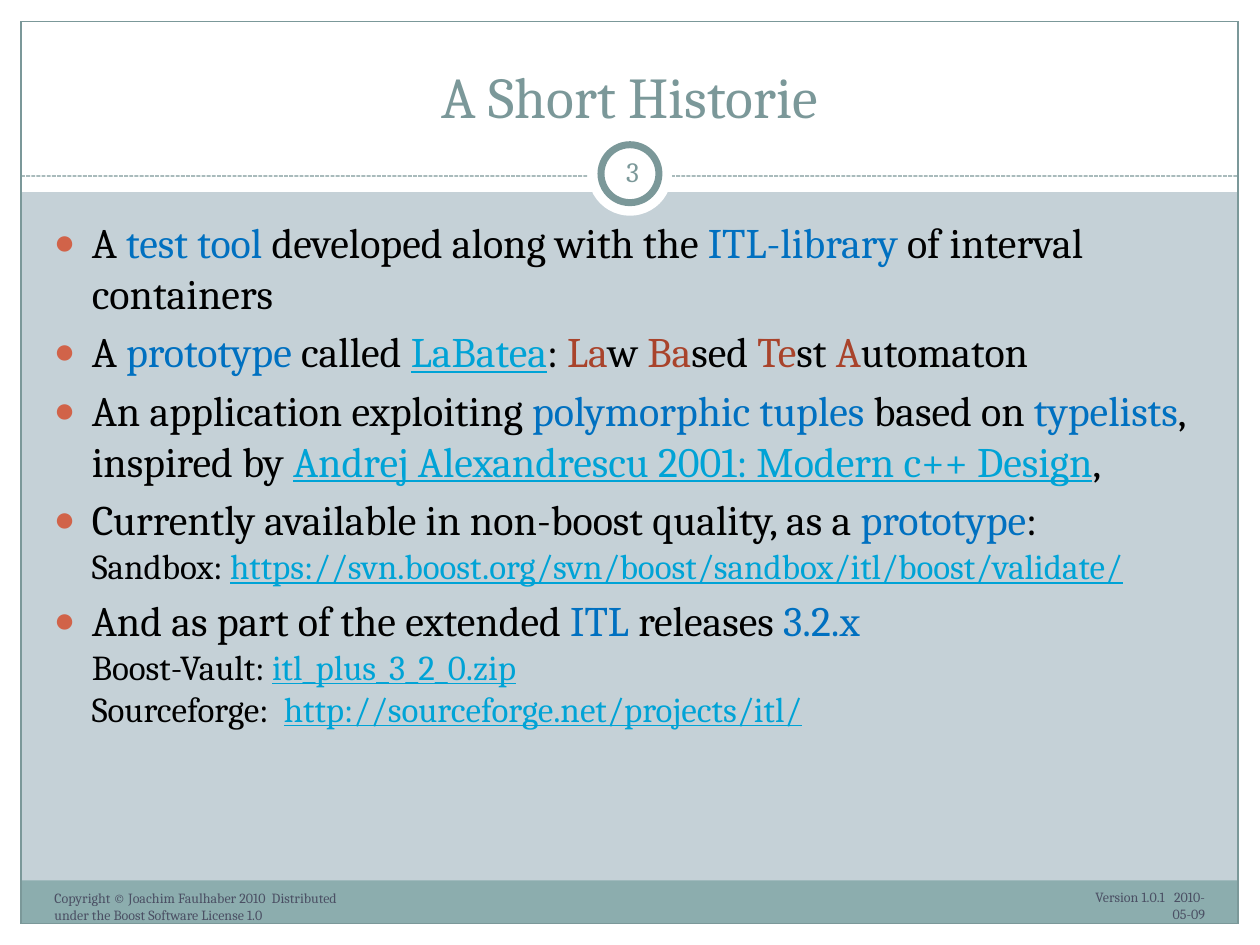
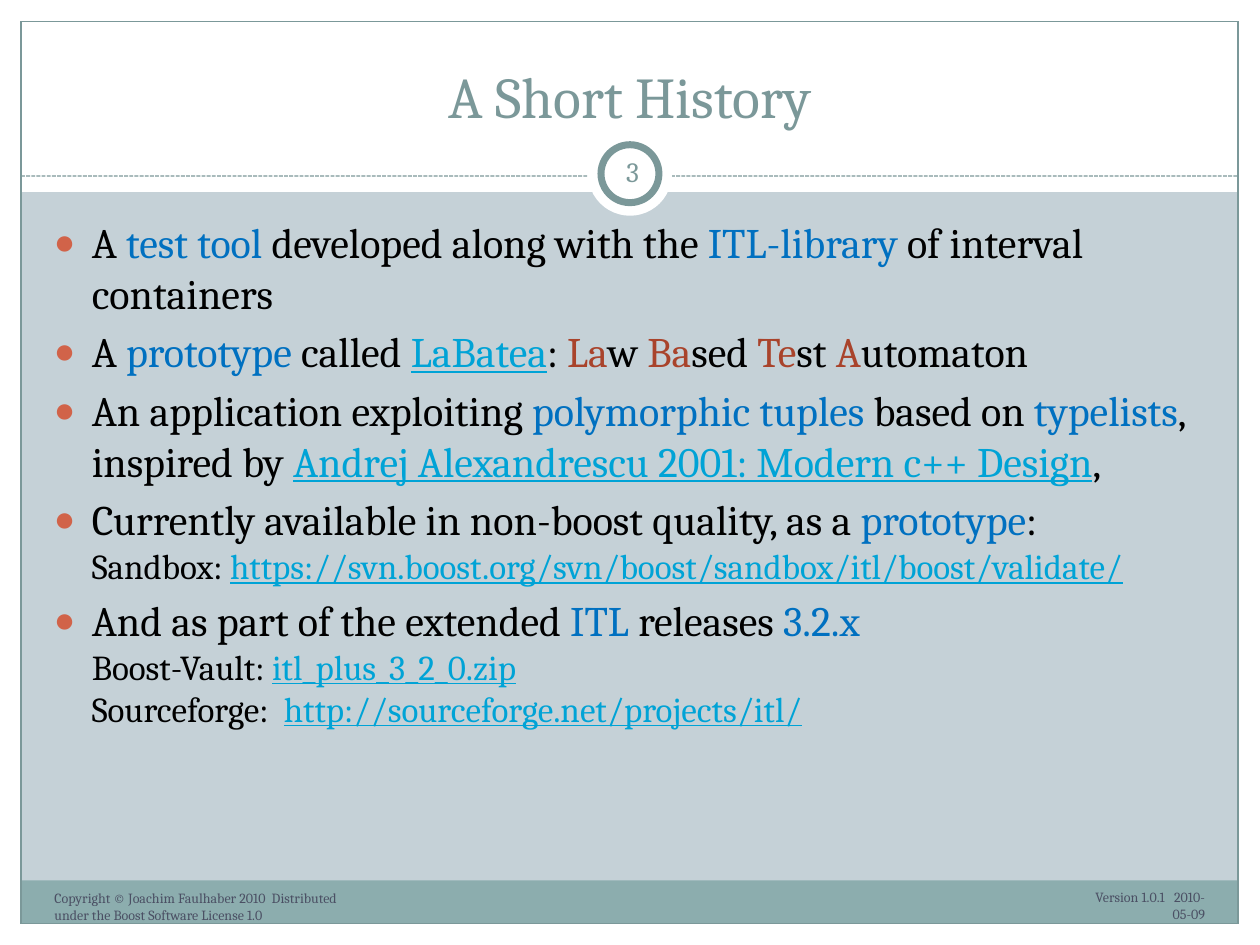
Before and after one commit to ryppl/boost-history, a slide deck: slide 3 of itl/libs/validate/doc/boostcon2010/BoostAlabaster.pptx. Drawn at 1260x945 pixels with LibreOffice and Linux fonts; fonts in the diff are those of the drawing. Boxes give left, top, right and bottom in pixels: in the first picture for what was removed or moved away, otherwise in the second. Text is boxed around its words. In the diff, an @@ line names an element or a change of style, - is before the commit and + after.

```diff
--- a/itl/libs/validate/doc/boostcon2010/BoostAlabaster.pptx
+++ b/itl/libs/validate/doc/boostcon2010/BoostAlabaster.pptx
@@ title at bbox=[448, 78, 811, 131]: text changed @@
-A Short Historie
+A Short History
```
Also in this commit, not shown: 6 other slides changed, 6 slides added.
